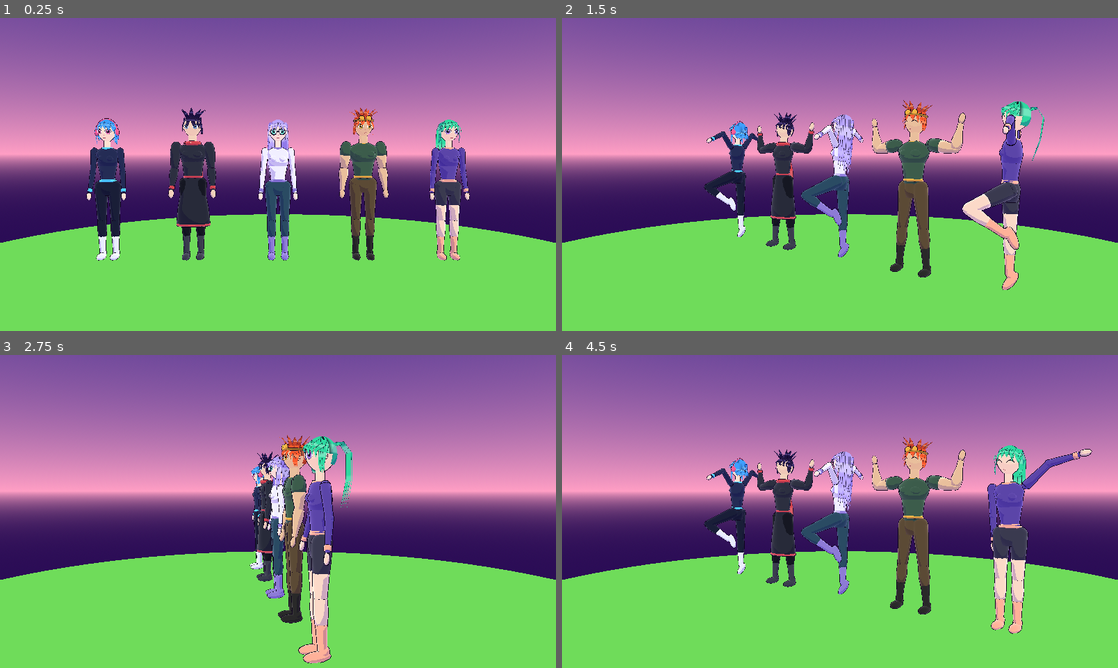
Above: before the commit, frames 1-4 (two rows, left to right).
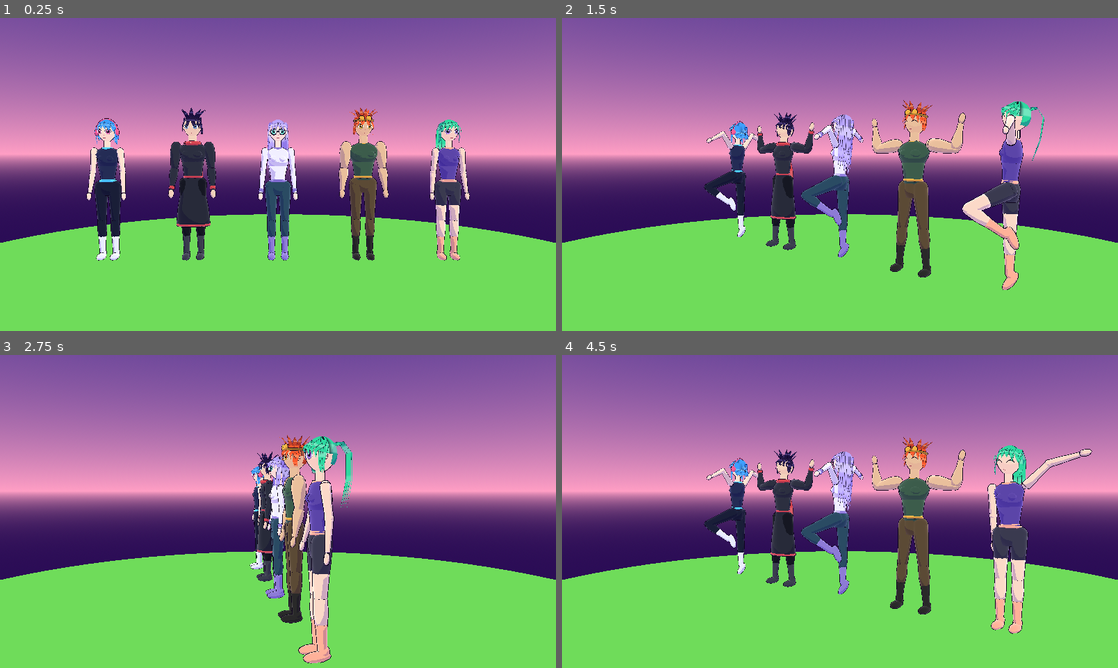
Above: after the commit, the same moments.

Repository: kutlusoy/game-quantumworld
Game: Godot game, scene res://scenes/avatar_lineup.tscn
Two runs of this game, one before a commit and one after it. Both use one fixed random seed, a clock stepped at 60 frames per second and the inputs below. This scene is started directly instead of the project's main scene.
Inputs (mouse positions are in pixels of both pictures, inside the frame that each line leads up to):
- Up to frame 1 (0.25 s): no input
- Up to frame 2 (1.5 s): move the mouse to (962, 158) at 0.52 s; hold Right 0.53-1.25 s; hold G 0.53-1.25 s; click (962, 158) at 0.67 s; tap Space at 0.77 s; drag from (728, 190) to (812, 237) at 1.27 s
- Up to frame 3 (2.75 s): move the mouse to (333, 442) at 2.02 s; hold Right from 2.03 s (still down); hold Q from 2.03 s (still down)
- Up to frame 4 (4.5 s): release Right at 2.75 s; release Q at 2.75 s; drag from (812, 574) to (673, 464) at 2.77 s; move the mouse to (1006, 558) at 3.52 s; hold Left 3.53-4.25 s; hold G 3.53-4.25 s; tap Space at 3.77 s; drag from (673, 464) to (756, 433) at 4.27 s

The runs differ from the first frame. In frame 1, 0.7% of the frame differs, in the area x 15-85%, y 36-56%; in frame 2, 0.4%; in frame 3, 0.6%; in frame 4, 0.8%, in the area x 26-94%, y 30-60%.

Commit message:
Refine avatars: human hands, smooth torso and limb profiles, flexible outfits, friendly expressions, achievement-only celebrations

Diff:
--- a/scripts/world3d/avatar_lineup.gd
+++ b/scripts/world3d/avatar_lineup.gd
@@ -41,7 +41,6 @@
 	for i in presets.size():
 		var a := AnimeAvatar.new()
 		a.build(presets[i])
-		a.auto_emotes = false
 		var x := (i - (presets.size() - 1) / 2.0) * 1.05
 		a.position = Vector3(x, 0, 0)
 		add_child(a)
--- a/scripts/world3d/avatar_presets.gd
+++ b/scripts/world3d/avatar_presets.gd
@@ -3,44 +3,44 @@
 static func all() -> Array:
 	return [
 		{
-			"name": "Rin", "age": 21, "gender": "female", "seed": 11, "curve": 0.5,
+			"name": "Rin", "age": 21, "gender": "female", "seed": 11, "curve": 0.5, "top": "crop", "sleeves": "none", "expression": "friendly",
 			"skin": Color("ffe3d2"), "brow": Color("1f4f8f"),
 			"hair_style": "bob", "hair_color": Color("3fa0ff"), "hair_hl": Color("c4ecff"),
 			"eye_top": Color("6a1257"), "eye_bottom": Color("ff7cc0"),
 			"jacket": Color("262d55"), "trim": Color("4dd4ff"), "pants": Color("1c2038"), "boots": Color("e9edff"),
-			"accessories": ["headphones"], "accent": Color("ff5d96"), "mouth": "smile",
+			"accessories": ["headphones"], "accent": Color("ff5d96"),
 		},
 		{
-			"name": "Kaito", "age": 27, "gender": "male", "seed": 23, "muscle": 0.55,
+			"name": "Kaito", "age": 27, "gender": "male", "seed": 23, "muscle": 0.55, "expression": "neutral",
 			"skin": Color("f3d2bb"), "brow": Color("16102a"),
 			"hair_style": "spiky", "hair_color": Color("261c45"), "hair_hl": Color("8b74d9"),
 			"eye_top": Color("233a6b"), "eye_bottom": Color("86b6ff"),
 			"jacket": Color("2d3040"), "trim": Color("d64550"), "pants": Color("181a24"), "boots": Color("3a3d4d"),
-			"accessories": ["scarf", "coat"], "accent": Color("d64550"), "mouth": "flat",
+			"accessories": ["scarf", "coat"], "accent": Color("d64550"),
 		},
 		{
-			"name": "Mira", "age": 24, "gender": "female", "seed": 37, "curve": 0.65,
+			"name": "Mira", "age": 24, "gender": "female", "seed": 37, "curve": 0.65, "expression": "friendly",
 			"skin": Color("ffe6dc"), "brow": Color("7a68c4"),
 			"hair_style": "long", "hair_color": Color("b9a6ff"), "hair_hl": Color("ffffff"),
 			"eye_top": Color("0b5f6b"), "eye_bottom": Color("78f5dc"),
 			"jacket": Color("f1efff"), "trim": Color("8d7bd6"), "pants": Color("2b4b63"), "boots": Color("8d7bd6"),
-			"accessories": ["glasses"], "accent": Color("8d7bd6"), "mouth": "smile",
+			"accessories": ["glasses"], "accent": Color("8d7bd6"),
 		},
 		{
-			"name": "Ren", "age": 23, "gender": "male", "seed": 41, "muscle": 0.95, "sleeves": "short",
+			"name": "Ren", "age": 23, "gender": "male", "seed": 41, "muscle": 0.95, "top": "tank", "sleeves": "none", "expression": "friendly",
 			"skin": Color("e9bf9c"), "brow": Color("7a2a10"),
 			"hair_style": "spiky", "hair_color": Color("ff5a2e"), "hair_hl": Color("ffd3a0"),
 			"eye_top": Color("7a3d00"), "eye_bottom": Color("ffd24d"),
 			"jacket": Color("3c5c4b"), "trim": Color("f2b441"), "pants": Color("5b4a36"), "boots": Color("2a2a2a"),
-			"accessories": ["goggles"], "accent": Color("f2b441"), "mouth": "smirk",
+			"accessories": ["goggles"], "accent": Color("f2b441"),
 		},
 		{
-			"name": "Sora", "age": 20, "gender": "female", "seed": 53, "curve": 0.5, "legwear": "shorts",
+			"name": "Sora", "age": 20, "gender": "female", "seed": 53, "curve": 0.5, "legwear": "shorts", "top": "tank", "sleeves": "none", "expression": "friendly",
 			"skin": Color("fbd9c8"), "brow": Color("0f7a5c"),
 			"hair_style": "ponytail", "hair_color": Color("2fd8a0"), "hair_hl": Color("dcfff2"),
 			"eye_top": Color("42207a"), "eye_bottom": Color("c08cff"),
 			"jacket": Color("5b45a8"), "trim": Color("ffb199"), "pants": Color("3a3a4f"), "boots": Color("ffb199"),
-			"accessories": [], "accent": Color("ffb199"), "mouth": "smile",
+			"accessories": [], "accent": Color("ffb199"),
 		},
 	]
 
--- a/scripts/world3d/mesh_kit.gd
+++ b/scripts/world3d/mesh_kit.gd
@@ -5,7 +5,7 @@
 var uvs := PackedVector2Array()
 var idx := PackedInt32Array()
 
-func _add_grid(rows: int, per_row: int, wrap: bool, color: Color, fn: Callable, keep: Callable = Callable()) -> void:
+func _add_grid(rows: int, per_row: int, wrap: bool, color: Color, fn: Callable, keep: Callable = Callable(), color_fn: Callable = Callable()) -> void:
 	var base := verts.size()
 	var pos := []
 	for r in rows:
@@ -13,7 +13,7 @@
 			var p: Vector3 = fn.call(r, c)
 			pos.append(p)
 			verts.append(p)
-			cols.append(color)
+			cols.append(color_fn.call(r, c) if color_fn.is_valid() else color)
 			var u := float(c) / float(per_row if wrap else maxi(per_row - 1, 1))
 			uvs.append(Vector2(u, float(r) / float(maxi(rows - 1, 1))))
 	var cmax := per_row if wrap else per_row - 1
@@ -39,15 +39,20 @@
 		return center + Vector3(u.x * radii.x, u.y * radii.y, u.z * radii.z)
 	_add_grid(rings + 1, segs, true, color, fn, keep)
 
-func tube(points: Array, radii: Array, color: Color, segs: int = 12, cap_start: bool = true, cap_end: bool = true) -> void:
+func tube(points: Array, radii: Array, color: Color, segs: int = 12, cap_start: bool = true, cap_end: bool = true, ring_colors: Array = []) -> void:
 	var pts := points.duplicate()
 	var rad := radii.duplicate()
+	var rcol := ring_colors.duplicate()
 	if cap_start:
 		pts.push_front(pts[0])
 		rad.push_front(Vector2.ZERO)
+		if not rcol.is_empty():
+			rcol.push_front(rcol[0])
 	if cap_end:
 		pts.push_back(pts[pts.size() - 1])
 		rad.push_back(Vector2.ZERO)
+		if not rcol.is_empty():
+			rcol.push_back(rcol[rcol.size() - 1])
 	var n := pts.size()
 	var frames := []
 	for i in n:
@@ -68,7 +73,11 @@
 		var f: Array = frames[r]
 		var rr: Vector2 = rad[r]
 		return pts[r] + f[0] * cos(th) * rr.x + f[1] * sin(th) * rr.y
-	_add_grid(n, segs, true, color, fn)
+	var cfn := Callable()
+	if not rcol.is_empty():
+		cfn = func(r: int, _c: int) -> Color:
+			return rcol[r]
+	_add_grid(n, segs, true, color, fn, Callable(), cfn)
 
 func ribbon(points: Array, widths: Array, hint: Vector3, color: Color) -> void:
 	var n := points.size()
